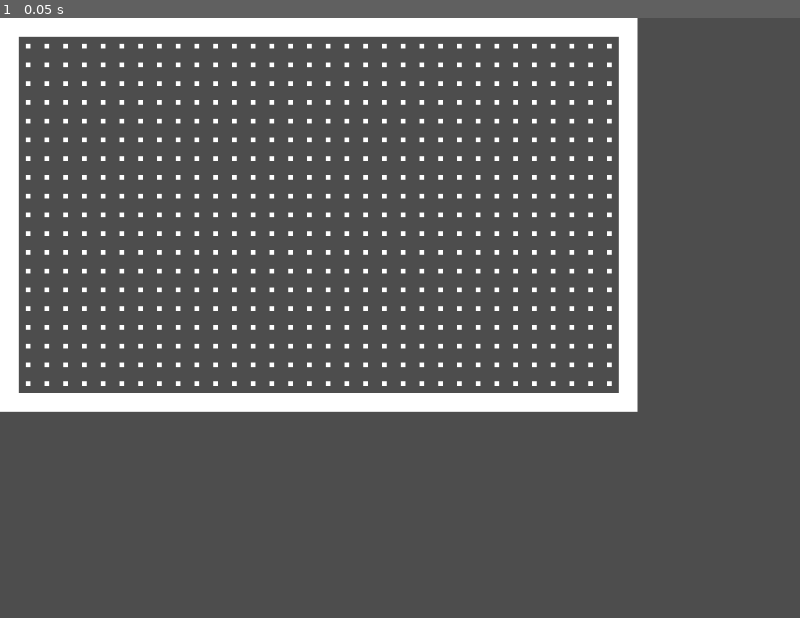
Above: before the commit, frame 1.
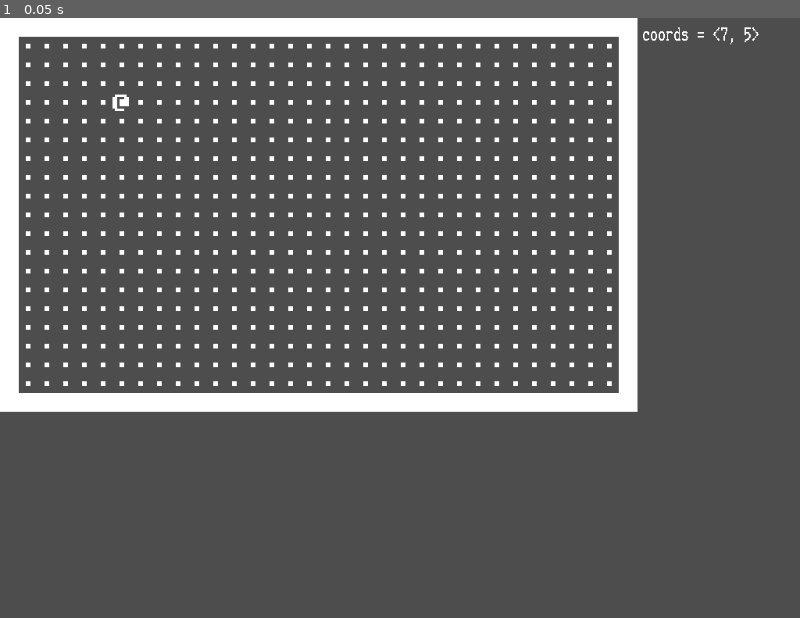
Above: after the commit, the same moment.

Repository: ntl-am/zeb86
Game: Godot game, scene res://scenes/pixoto/PixotoMain.tscn
Two runs of this game, one before a commit and one after it. Both use one fixed random seed, a clock stepped at 60 frames per second and the inputs below. This scene is started directly instead of the project's main scene.
Inputs:
- Up to frame 1 (0.05 s): no input

The runs differ from the first frame. In frame 1, 0.1% of the frame differs, in the area x 14-95%, y 1-16%.

Commit message:
pixoto: coords label

Diff:
--- a/scenes/pixoto/PixotoMain.tscn
+++ b/scenes/pixoto/PixotoMain.tscn
@@ -1,9 +1,11 @@
-[gd_scene load_steps=5 format=4 uid="uid://ddyga5d2o3o15"]
+[gd_scene load_steps=7 format=4 uid="uid://ddyga5d2o3o15"]
 
 [ext_resource type="Script" uid="uid://metteofw7rmr" path="res://scenes/pixoto/pixoto_main.gd" id="1_ki8qp"]
 [ext_resource type="TileSet" uid="uid://bxq2qlc2sokqa" path="res://scenes/pixoto/tileset_cp437.tres" id="1_v10f7"]
 [ext_resource type="Script" uid="uid://djce6cxslymws" path="res://scenes/pixoto/pc.gd" id="3_kmrll"]
 [ext_resource type="Texture2D" uid="uid://6tq6353ain2p" path="res://scenes/pixoto/sprite_arroba.tres" id="3_p7o62"]
+[ext_resource type="Script" uid="uid://3tggakaxxmx3" path="res://scenes/pixoto/coords_label.gd" id="5_axjsm"]
+[ext_resource type="Theme" uid="uid://bi35ufvskrebt" path="res://scenes/pixoto/new_theme.tres" id="5_oeedh"]
 
 [node name="PixotoMain" type="Node"]
 script = ExtResource("1_ki8qp")
@@ -15,13 +17,29 @@
 tile_set = ExtResource("1_v10f7")
 
 [node name="PC" type="Sprite2D" parent="Mundo"]
-position = Vector2(60, 60)
+position = Vector2(156, 108)
 texture = ExtResource("3_p7o62")
 script = ExtResource("3_kmrll")
-coords = Vector2i(3, 3)
+coords = Vector2i(7, 5)
 
 [node name="UI" type="Control" parent="."]
 layout_mode = 3
 anchors_preset = 0
 offset_right = 40.0
 offset_bottom = 40.0
+theme = ExtResource("5_oeedh")
+
+[node name="CoordsLabel" type="Label" parent="UI"]
+layout_mode = 0
+offset_left = 822.0
+offset_top = 11.0
+offset_right = 951.0
+offset_bottom = 34.0
+theme = ExtResource("5_oeedh")
+theme_override_font_sizes/font_size = 24
+text = "coords = <x, y>"
+horizontal_alignment = 1
+vertical_alignment = 1
+script = ExtResource("5_axjsm")
+
+[connection signal="has_repositioned" from="Mundo/PC" to="UI/CoordsLabel" method="_on_pc_has_repositioned"]
--- /dev/null
+++ b/scenes/pixoto/coords_label.gd
@@ -0,0 +1,5 @@
+@tool
+extends Label
+
+func _on_pc_has_repositioned(c: Vector2i) -> void:
+	text = "coords = <%s, %s>" % [c.x, c.y]
--- /dev/null
+++ b/scenes/pixoto/new_theme.tres
@@ -0,0 +1,7 @@
+[gd_resource type="Theme" load_steps=2 format=3 uid="uid://bi35ufvskrebt"]
+
+[ext_resource type="FontFile" uid="uid://cvboi2w45b46y" path="res://resnovo/Ac437_Cordata_PPC-400.ttf" id="1_fwa6s"]
+
+[resource]
+default_font = ExtResource("1_fwa6s")
+default_font_size = 16
--- a/scenes/pixoto/pc.gd
+++ b/scenes/pixoto/pc.gd
@@ -12,10 +12,13 @@
 var tab_canto: Vector2
 var tab_lado: float
 
+signal has_repositioned(c: Vector2i)
+
 func reposition() -> void:
 	var x: float = tab_canto.x + tab_lado / 2 + (coords.x - 1) * tab_lado
 	var y: float = tab_canto.y + tab_lado / 2 + (coords.y - 1) * tab_lado
 	var pos: Vector2 = Vector2(x, y)
 	if dbg: print("coords2pos: %s -> %s" % [coords, pos])
 	position = pos
+	has_repositioned.emit(coords)
 	return
--- a/scenes/pixoto/pixoto_main.gd
+++ b/scenes/pixoto/pixoto_main.gd
@@ -9,4 +9,5 @@
 func _ready() -> void:
 	pc.tab_canto = tabuleiro.position
 	pc.tab_lado = tabuleiro.tile_set.tile_size.x
+	pc.reposition()
 	return
Not shown, added: scenes/pixoto/coords_label.gd.uid
